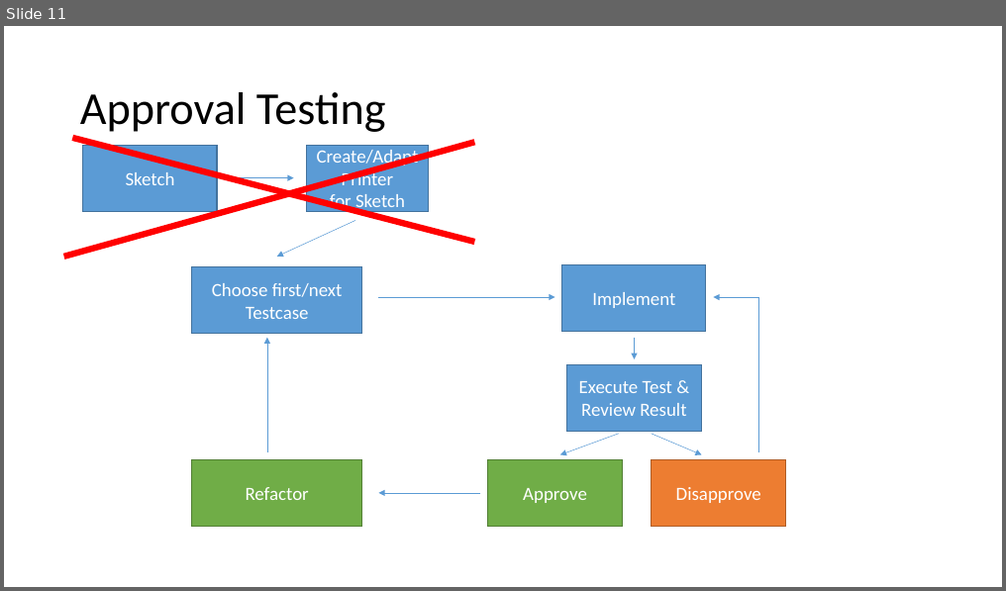
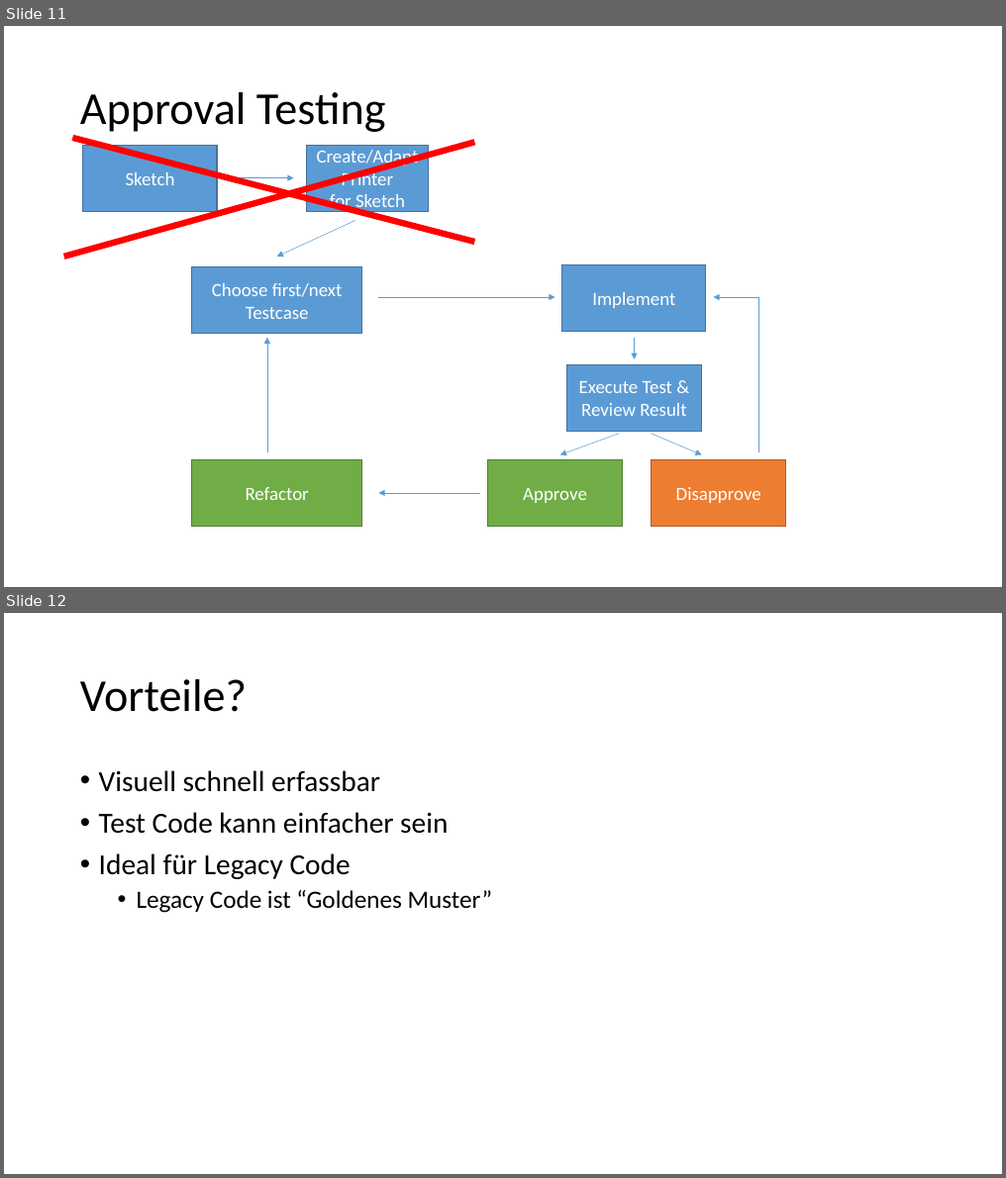
Before and after one commit to techtalk/CodingDojos, a slide deck: NumberToLCD/CodingDojo_NumberToLDC.pptx. Shown one above the other, each under a label of ours: slide 11 before the commit, slides 11 and 12 after it. The pictures are 1006x591 and 1006x1178 pixels, drawn with LibreOffice and Linux fonts; fonts in the diff are those of the drawing. Boxes give left, top, right and bottom in pixels: in the first picture for what was removed or moved away, otherwise in the second. Text is boxed around its words. In the diff, an @@ line names an element or a change of style, - is before the commit and + after.

Commit message:
updated pptx

```diff
--- a/NumberToLCD/CodingDojo_NumberToLDC.pptx
+++ b/NumberToLCD/CodingDojo_NumberToLDC.pptx
@@ slide 12 added at [4, 613, 1002, 1174], background #FFFFFF @@
@@ title added at [80, 679, 247, 712], 44 pt, text #000000 @@
+Vorteile?
@@ text added at [99, 770, 492, 913], 28 pt, text #000000 @@
+• Visuell schnell erfassbar
+• Test Code kann einfacher sein
+• Ideal für Legacy Code
+  • Legacy Code ist “Goldenes Muster”
```
Also in this commit, not shown: 1 other slide added.
